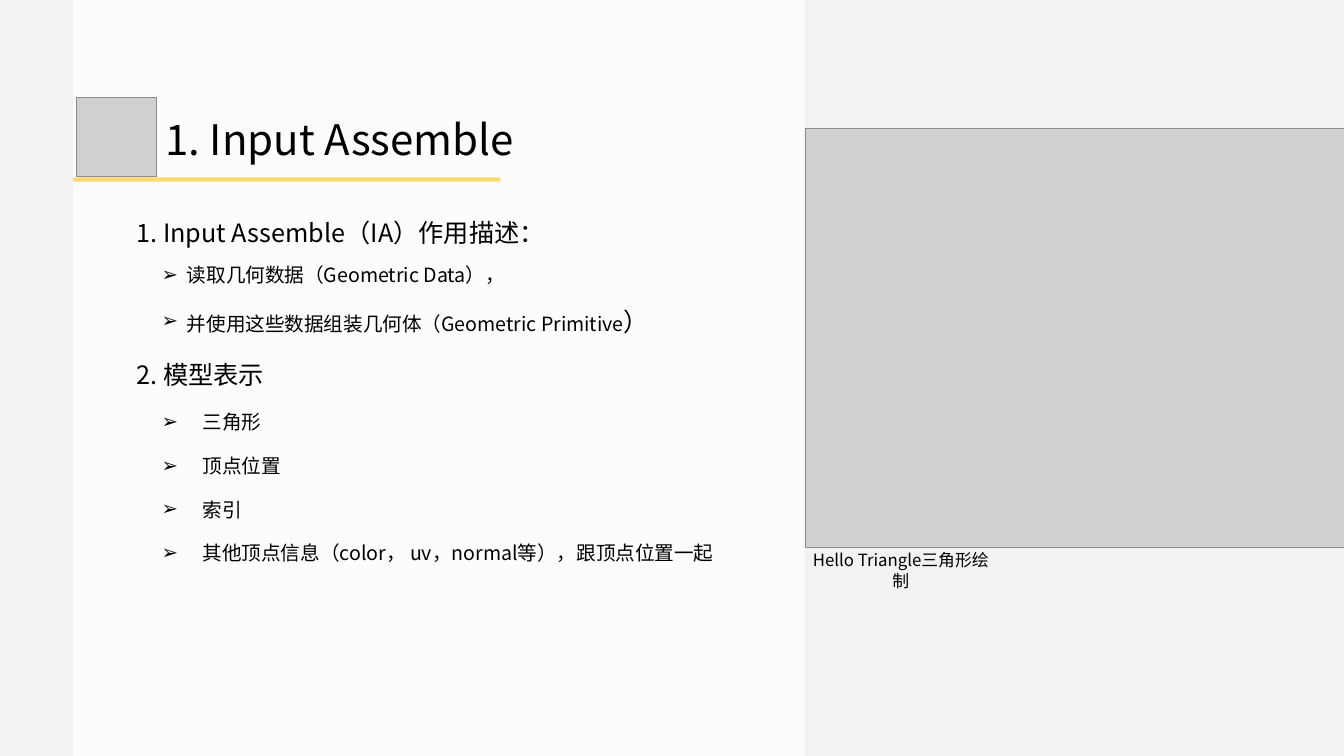
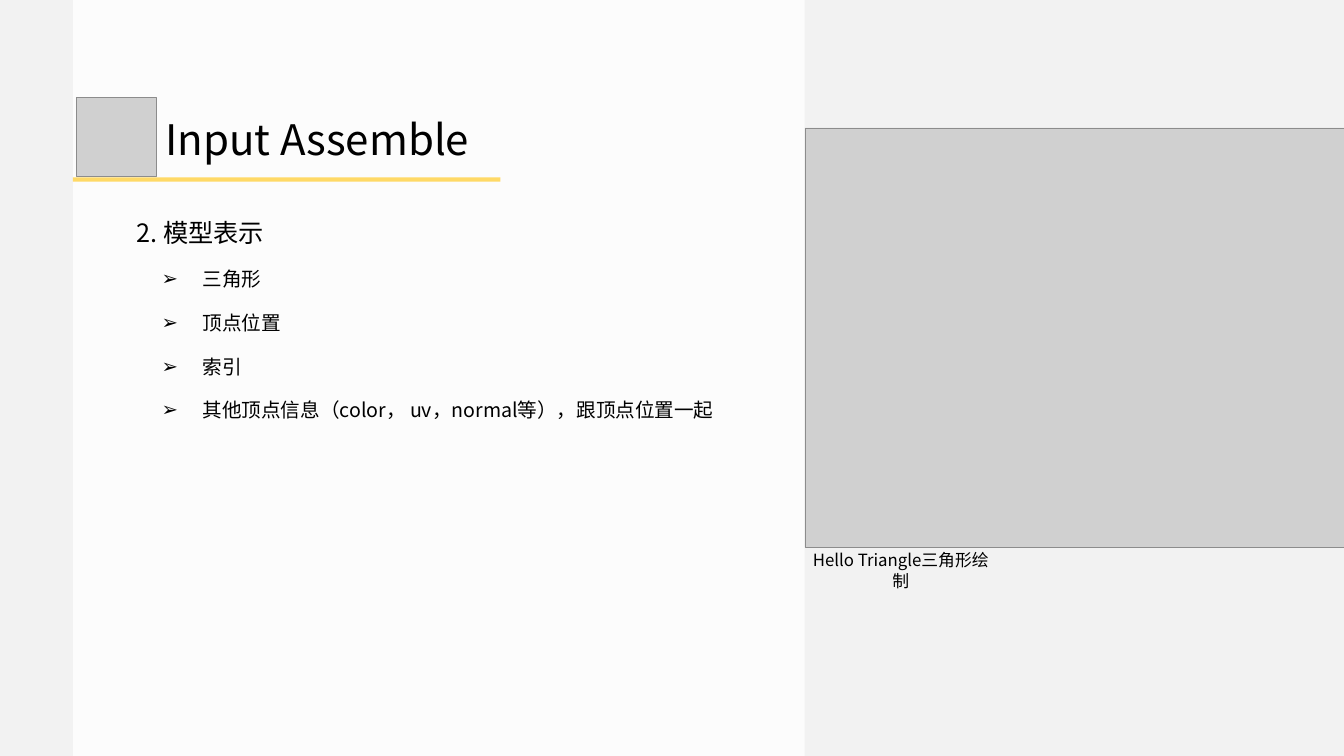
Before and after one commit to doomlover/KSGameEngineTutorials, a slide deck: slide 10 of PPTs/03.深入DX12绘制一.pptx (slide 9 before the commit). Drawn at 1344x756 pixels with LibreOffice and Linux fonts; fonts in the diff are those of the drawing; grey boxes stand for pictures. Boxes give left, top, right and bottom in pixels: in the first picture for what was removed or moved away, otherwise in the second. Text is boxed around its words. In the diff, an @@ line names an element or a change of style, - is before the commit and + after.

```diff
--- a/PPTs/03.深入DX12绘制一.pptx
+++ b/PPTs/03.深入DX12绘制一.pptx
@@ text at (165,121,469,165): text changed @@
-1. Input Assemble
+Input Assemble
@@ text at (137,220,624,333): paragraphs removed @@
-1. Input Assemble（IA）作用描述：
-  ➢ 读取几何数据（Geometric Data），
-  ➢ 并使用这些数据组装几何体（Geometric Primitive）
```
Also in this commit, not shown: 24 other slides changed, 5 slides added, 1 slide removed, 1 other file.
